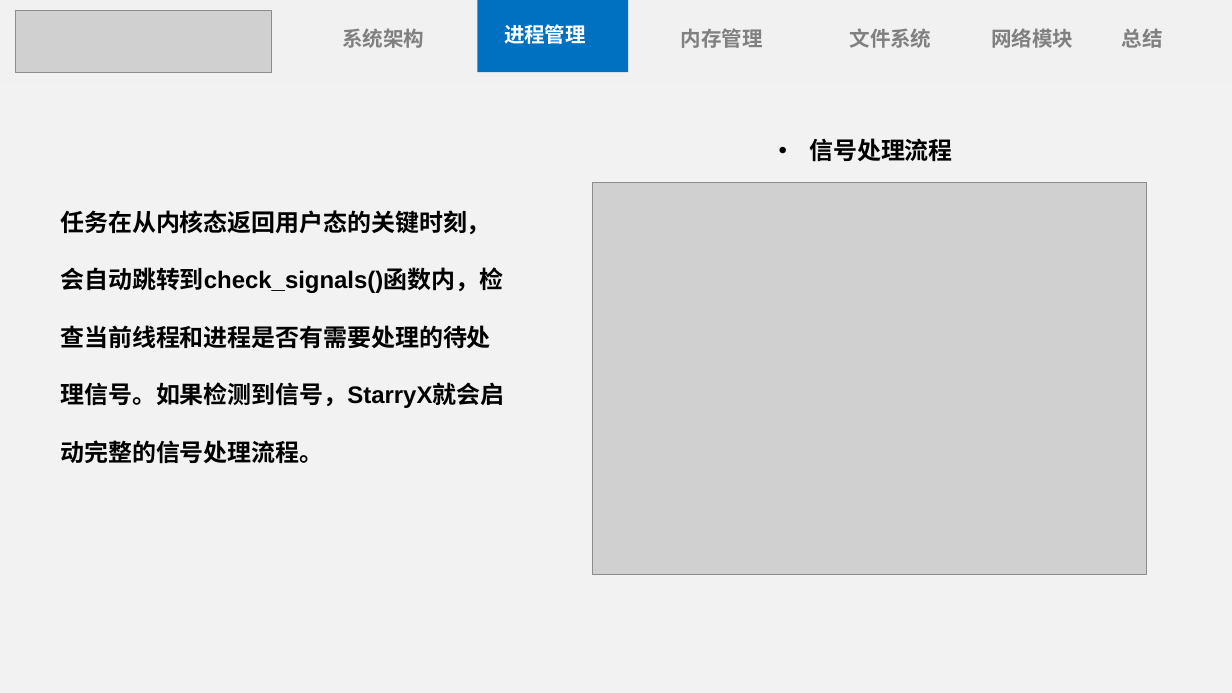
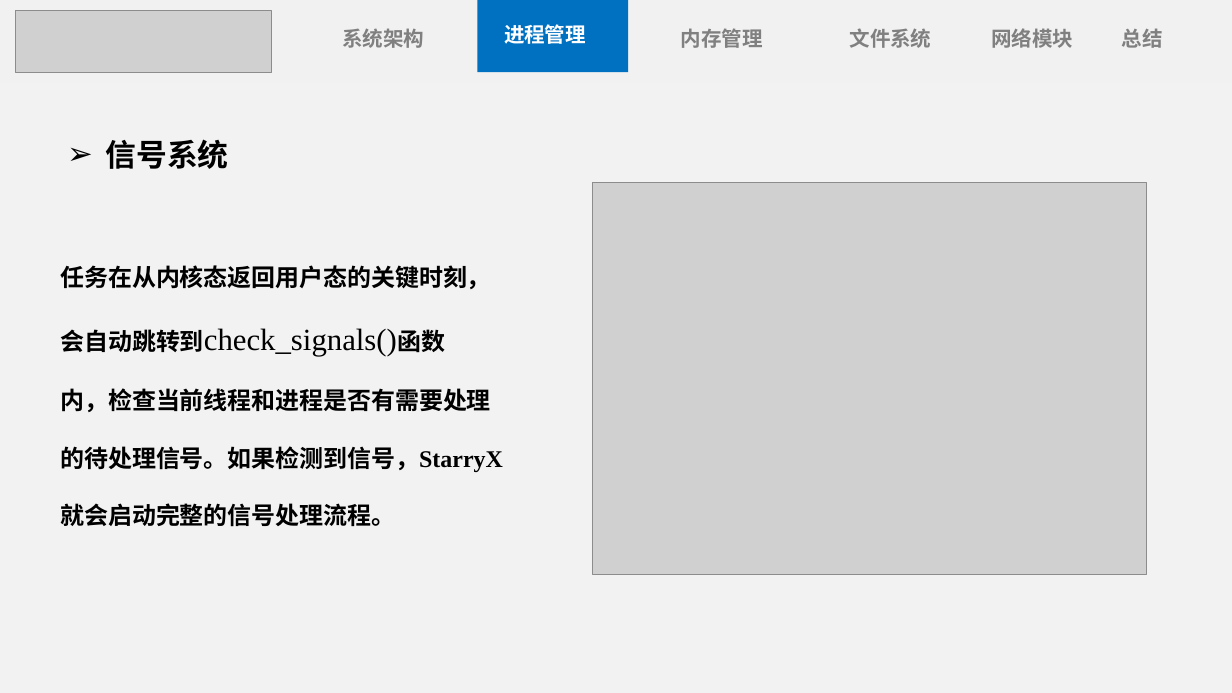
Before and after one commit to Anekoique/StarryX, a slide deck: slide 13 of docs/StarryX.pptx (slide 9 before the commit). Drawn at 1232x693 pixels with LibreOffice and Linux fonts; fonts in the diff are those of the drawing; grey boxes stand for pictures. Boxes give left, top, right and bottom in pixels: in the first picture for what was removed or moved away, otherwise in the second. Text is boxed around its words. In the diff, an @@ line names an element or a change of style, - is before the commit and + after.

```diff
--- a/docs/StarryX.pptx
+++ b/docs/StarryX.pptx
@@ text added at (x1=106, y1=139, x2=229, y2=169), 36 pt, text #000000, bold @@
+➢ 信号系统
@@ text removed at (x1=809, y1=138, x2=953, y2=162) @@
-• 信号处理流程
@@ text "任务在从内核态返回用户态的关键时刻，" moved from (x1=60, y1=210, x2=504, y2=464) to (x1=60, y1=265, x2=503, y2=527) @@
@@ text at (x1=60, y1=265, x2=491, y2=289): font Arial to Noto Sans CJK SC in "任务在从内核态返回用户态的关键时刻，" @@
@@ text at (x1=60, y1=328, x2=503, y2=527): text changed; font Arial to Noto Sans CJK SC @@
-会自动跳转到check_signals()函数内，检
-查当前线程和进程是否有需要处理的待处
-理信号。如果检测到信号，StarryX就会启
-动完整的信号处理流程。
+会自动跳转到check_signals()函数
+内，检查当前线程和进程是否有需要处理
+的待处理信号。如果检测到信号，StarryX
+就会启动完整的信号处理流程。
```
Also in this commit, not shown: 18 other slides changed, 3 slides added, 1 slide removed, 3 other files.
